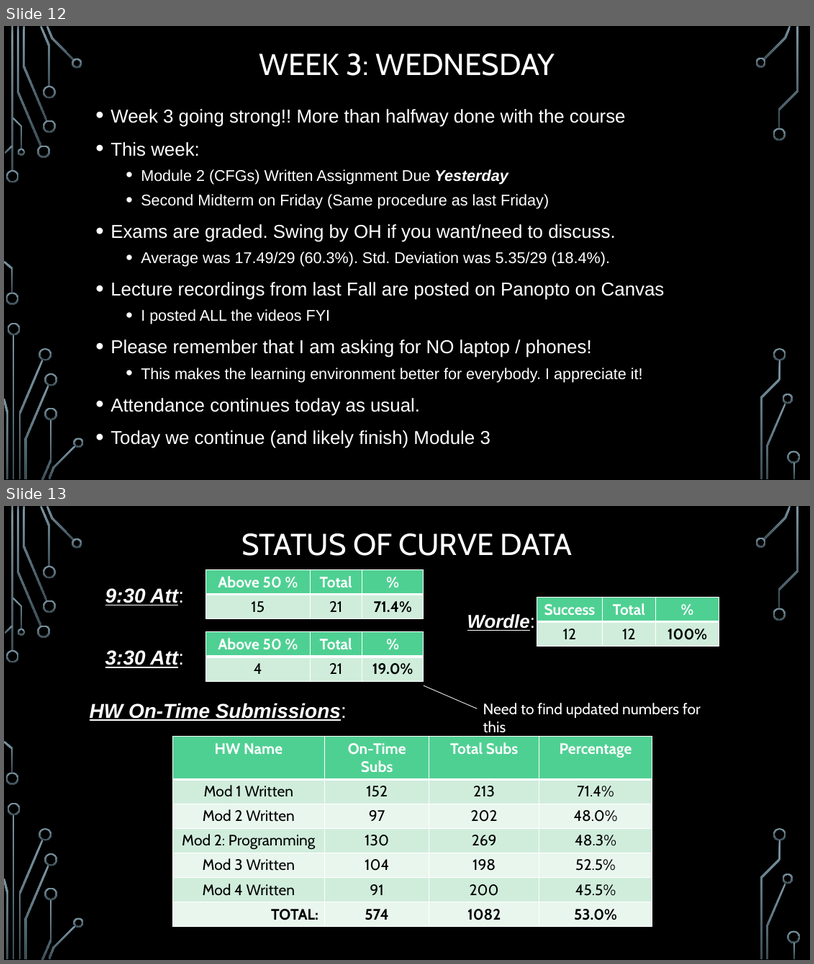
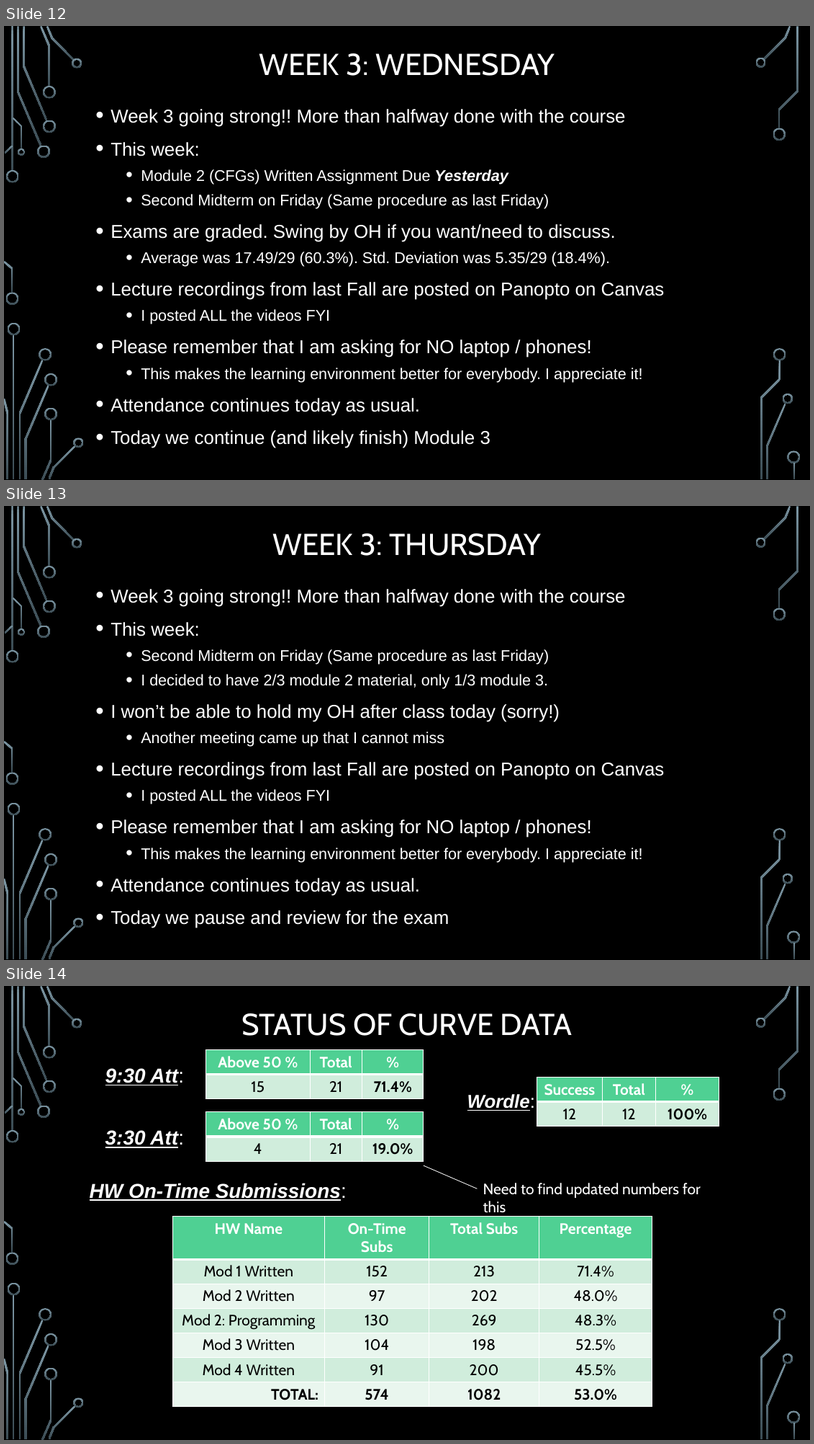
Before and after one commit to markfloryan/dmt2, a slide deck: slides/00-DailyAnnouncements.pptx. Shown one above the other, each under a label of ours: slides 12 and 13 before the commit, slides 12, 13 and 14 after it. The pictures are 814x964 and 814x1444 pixels, drawn with LibreOffice and Linux fonts; fonts in the diff are those of the drawing; background and template pictures are left out. Boxes give left, top, right and bottom in pixels: in the first picture for what was removed or moved away, otherwise in the second. Text is boxed around its words. In the diff, an @@ line names an element or a change of style, - is before the commit and + after.

Commit message:
announcements

```diff
--- a/slides/00-DailyAnnouncements.pptx
+++ b/slides/00-DailyAnnouncements.pptx
@@ slide 13 added at (x1=4, y1=506, x2=810, y2=960), background picture (left out); not listed: 36 template elements that a slide beside it also shows @@
@@ title added at (x1=273, y1=533, x2=541, y2=556), 36 pt, text #FFFFFF @@
+WEEK 3: THURSDAY
@@ text added at (x1=111, y1=589, x2=665, y2=928), 22.2 pt, text #FFFFFF @@
+• Week 3 going strong!! More than halfway done with the course
+• This week:
+  • Second Midterm on Friday (Same procedure as last Friday)
+  • I decided to have 2/3 module 2 material, only 1/3 module 3.
+• I won’t be able to hold my OH after class today (sorry!)
+  • Another meeting came up that I cannot miss
+• Lecture recordings from last Fall are posted on Panopto on Canvas
+  • I posted ALL the videos FYI
+• Please remember that I am asking for NO laptop / phones!
+  • This makes the learning environment better for everybody. I appreciate it!
+• Attendance continues today as usual.
+• Today we pause and review for the exam
@@ what was slide 13 is now slide 14 @@
```
